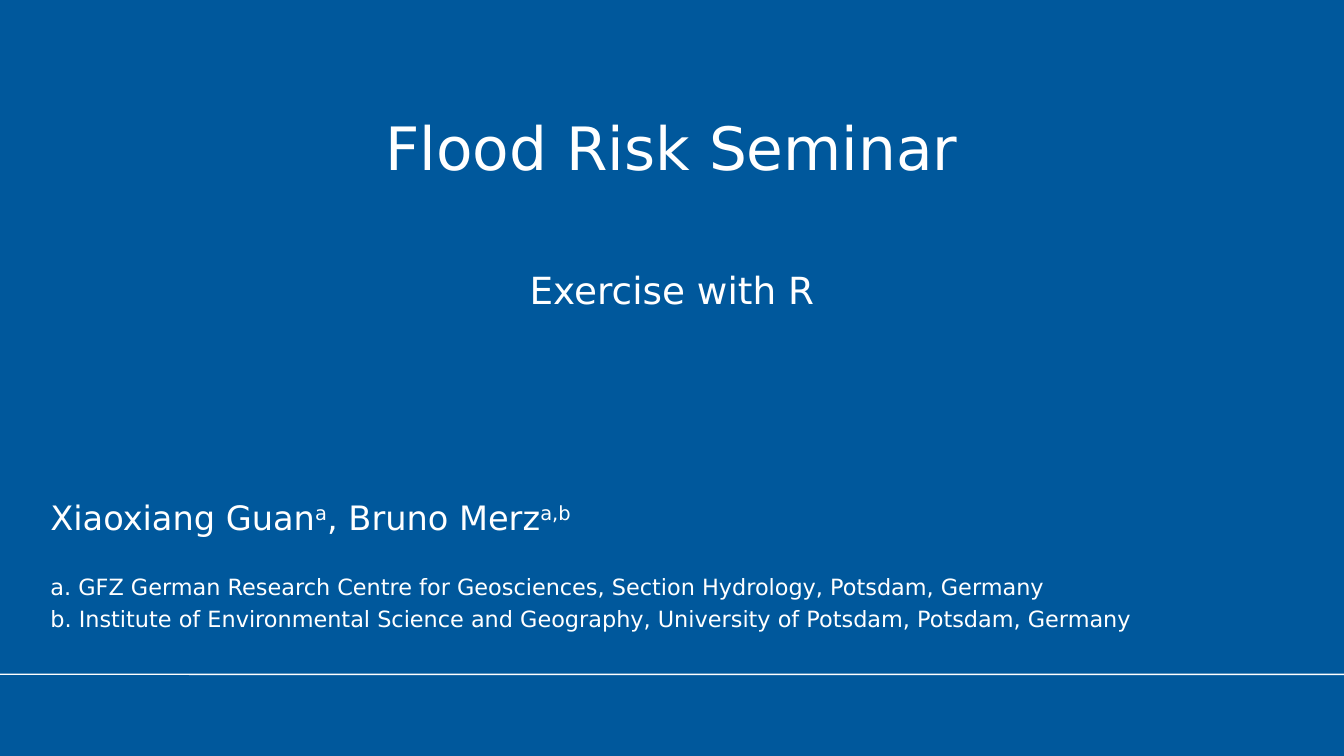
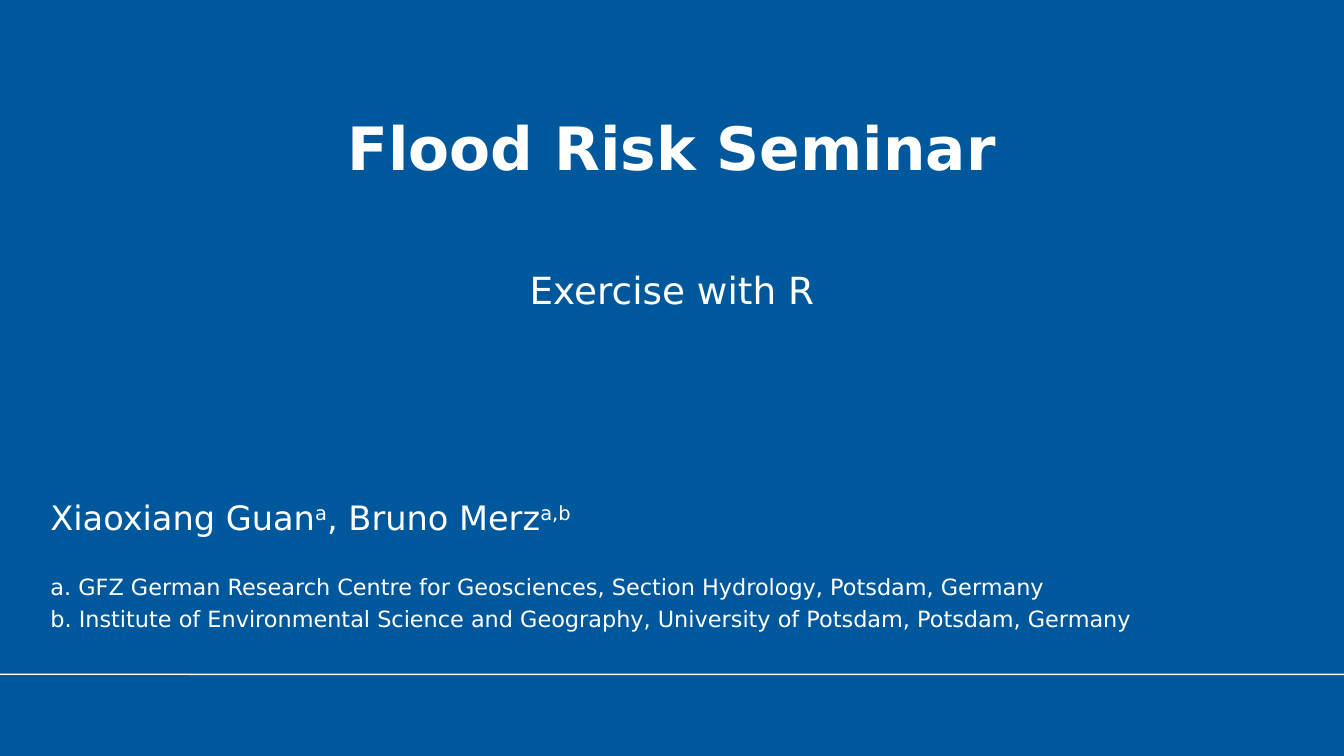
Before and after one commit to XiaoxiangGuanGFZ/FloodRiskSeminar, a slide deck: slide 1 of slides/FRS_exercise_R.pptx. Drawn at 1344x756 pixels with LibreOffice and Linux fonts; fonts in the diff are those of the drawing; background and template pictures are left out. Boxes give left, top, right and bottom in pixels: in the first picture for what was removed or moved away, otherwise in the second. Text is boxed around its words. In the diff, an @@ line names an element or a change of style, - is before the commit and + after.

```diff
--- a/slides/FRS_exercise_R.pptx
+++ b/slides/FRS_exercise_R.pptx
@@ title "Flood Risk Seminar" at bbox=[348, 124, 996, 171]: bold on @@
```
Also in this commit, not shown: 3 other slides changed, 2 slides added.
